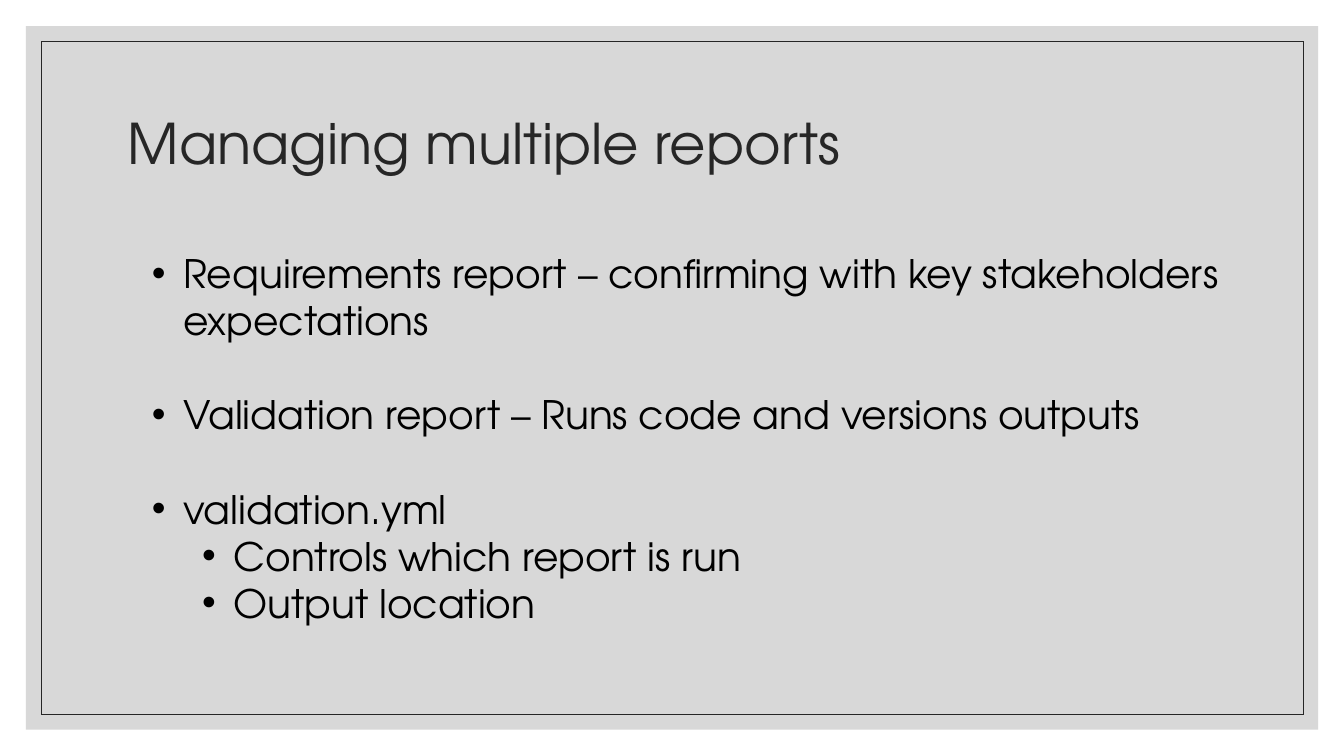
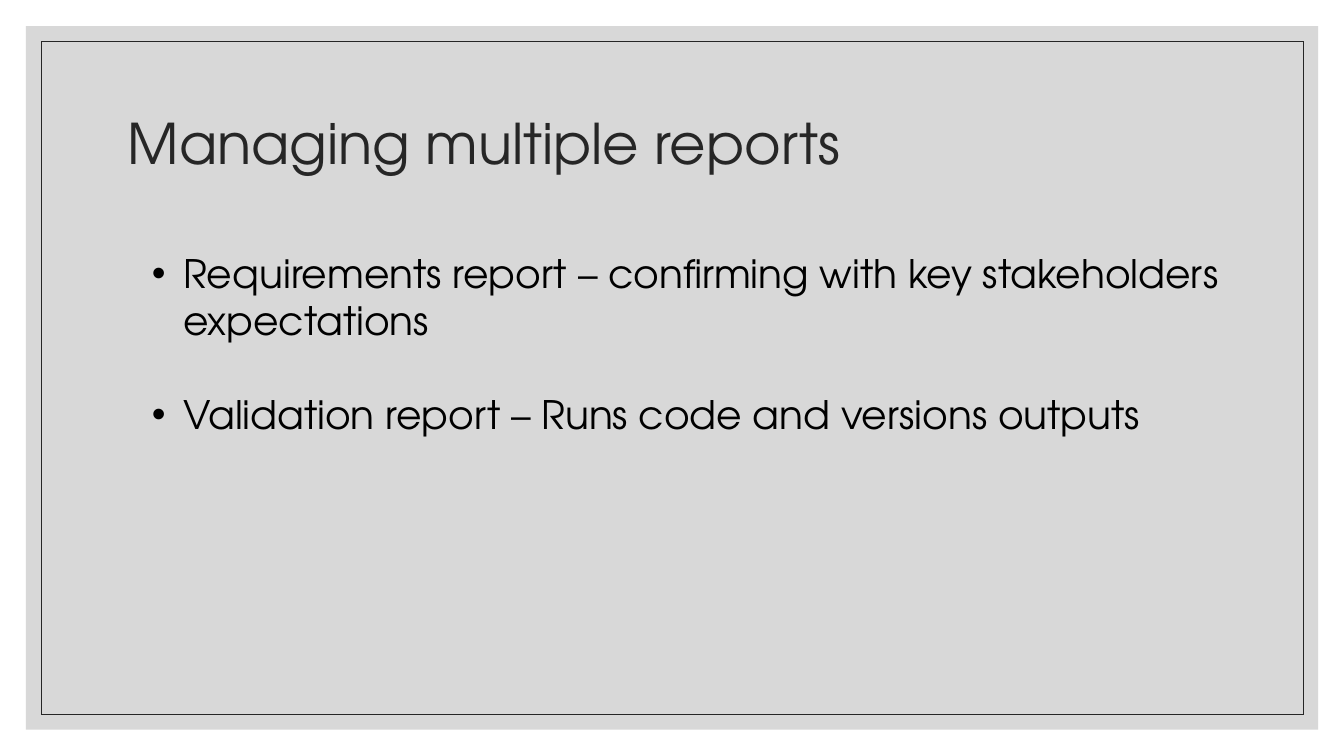
Before and after one commit to FredHutch/R_Package_Validation_Tutorial, a slide deck: slide 5 of Slides/Slides-06-Managing_Validation_Projects/Slides-06-Managing_Validation_Projects.pptx. Drawn at 1344x756 pixels with LibreOffice and Linux fonts; fonts in the diff are those of the drawing. Boxes give left, top, right and bottom in pixels: in the first picture for what was removed or moved away, otherwise in the second. Text is boxed around its words. In the diff, an @@ line names an element or a change of style, - is before the commit and + after.

```diff
--- a/Slides/Slides-06-Managing_Validation_Projects/Slides-06-Managing_Validation_Projects.pptx
+++ b/Slides/Slides-06-Managing_Validation_Projects/Slides-06-Managing_Validation_Projects.pptx
@@ text at [183, 495, 742, 626]: paragraphs removed @@
-• validation.yml
-  • Controls which report is run
-  • Output location
```
Also in this commit, not shown: 4 other slides changed, 6 slides added, 22 other files.
